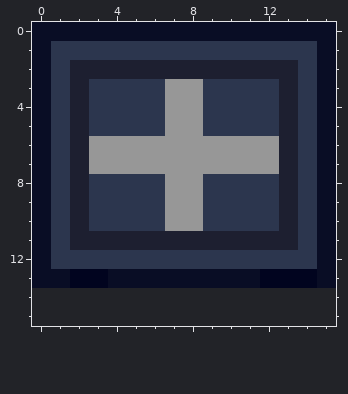
One commit to this pixel-art sprite: Mtf.Controls/Resources/MovablePanel.png. The first picture shows the starting point.
The file is 16x14 pixels. Colours within 5 levels of each other are drawn and written as one. The old version is drawn lined up with the new one, on the new canvas.
Now the later version:
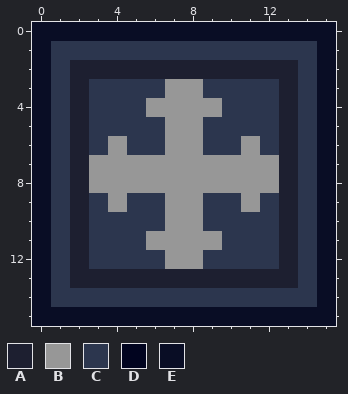
Palette (. is transparent): A #1d1f30  B #979797  C #2c364e  D #01041f  E #090d25
Change:
canvas 16x14 -> 16x16
@@ x 0..15 @@
  3 ECACCCCBBCCCCACE
- 4 ECACCCCBBCCCCACE
+ 4 ECACCCBBBBCCCACE
  5 ECACCCCBBCCCCACE
- 6 ECABBBBBBBBBBACE
+ 6 ECACBCCBBCCBCACE
  7 ECABBBBBBBBBBACE
- 8 ECACCCCBBCCCCACE
- 9 ECACCCCBBCCCCACE
+ 8 ECABBBBBBBBBBACE
+ 9 ECACBCCBBCCBCACE
 10 ECACCCCBBCCCCACE
-11 ECAAAAAAAAAAAACE
-12 ECCCCCCCCCCCCCCE
-13 EEDDEEEEEEEEDDDE
-14 ................
-15 ................
+11 ECACCCBBBBCCCACE
+12 ECACCCCBBCCCCACE
+13 ECAAAAAAAAAAAACE
+14 ECCCCCCCCCCCCCCE
+15 EEEEEEEEEEEEEEEE
Changed places in both pictures, as pixel boxes (x1, y1, x2, y2):
changed: (32, 98, 336, 326)
